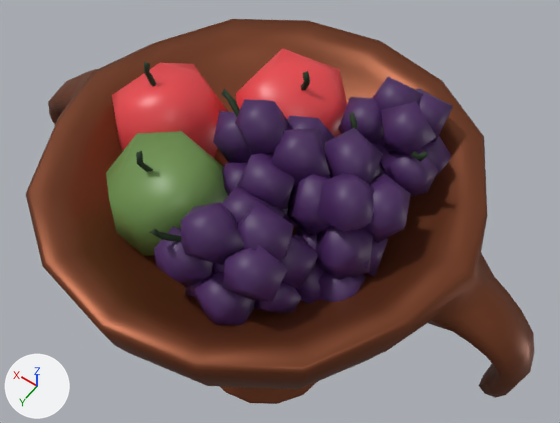
The FBX model T.I. 5 - RPG/Assets/FBX/Fruteira.fbx as it was, and as the next commit left it.
One viewpoint serves both versions: a camera (50 mm lens) standing at (-0.377, 0.49, 1.14) and looking at (0.004, -0.043, 0.302). Every picture has the same lights, and +X, +Y and +Z are marked at lower left. Where no turn or scale is listed for an object, it has been applied to the vertices.

In view in the first picture: 'Fruteira'.
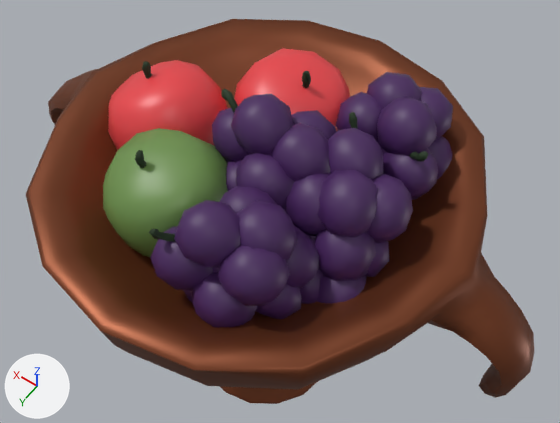
Pixel boxes (x1, y1, x2, y2) of what changed, in the pictures (560 x 423 px):
part 1 of me_fruteira, added (purple)
    after: (103, 48, 453, 327)

What the commit changed:
me_fruteira is used by ob_fruteira; location (0.0, 0.0, 0.0).
me_fruteira had 1261 vertices, 1575 faces and spanned x -0.376..0.376, y -0.278..0.278, z 0.0..0.544.
me_fruteira now has 2945 vertices, 4584 faces and spans x -0.376..0.376, y -0.278..0.278, z 0.0..0.545.
me_fruteira part 1: 1684 vertices added at x -0.192..0.225, y -0.222..0.198, z 0.336..0.545.
